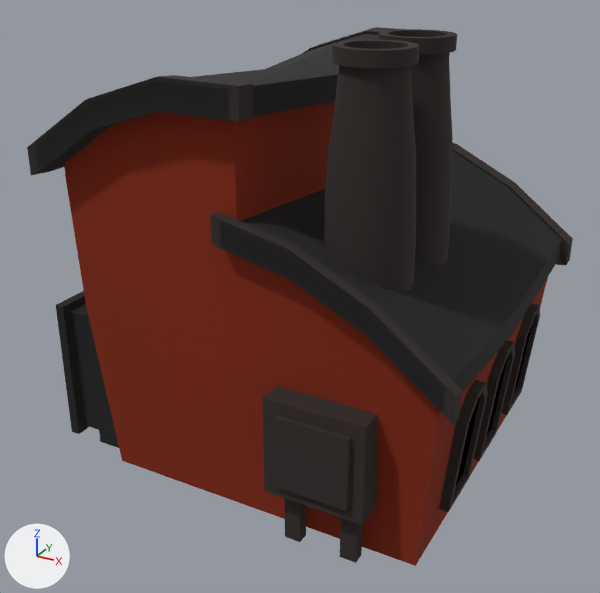
Before and after pictures for a commit that changed the Blender file Assets/Blend-Dateien/wool_power_plant.blend.
Before and after are seen from a camera (50 mm lens) standing at (2.89, -8.9, 5.62) and looking at (-1.29, -1.31, 1.82). Every picture has the same lights, and +X, +Y and +Z are marked at lower left.

Names of what the first picture shows: 'wool_power_plant.001', 'wool_power_plant.002'.
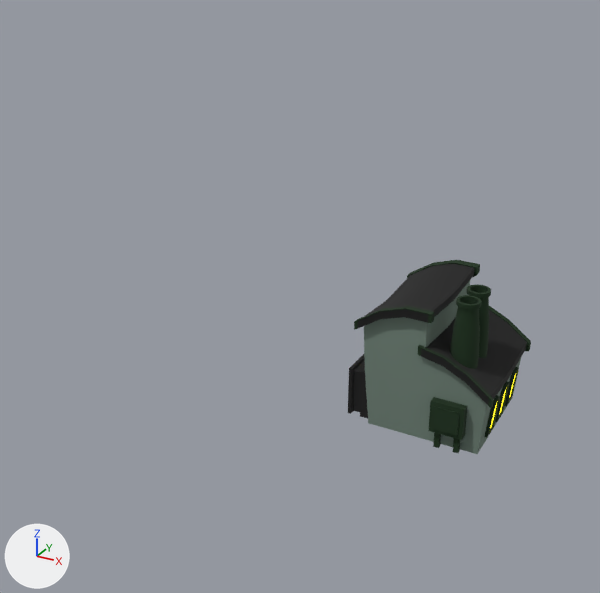
Pixel boxes [x1, y1, x2, y2] of what changed, in the pictures (600 x 593 px; the box of a moved part takes in the faces that stretch with it):
'wool_power_plant.001', recoloured, reshaped, moved, rescaled (63% narrower, 64% shorter): before [56, 29, 548, 566]; after [348, 260, 531, 454]
'wool_power_plant.002', deleted: before [27, 27, 573, 425]
    faces in mat_material_003 (black #000000): [35, 34, 562, 414]
    faces in mat_material_004 (black #312927): [27, 27, 573, 425]
part 1 of me_cube_001, moved or reshaped: before [378, 29, 457, 266]; after [450, 295, 482, 369]
part 2 of me_cube_001, moved or reshaped: before [322, 40, 420, 292]; after [467, 284, 491, 358]
part 3 of me_cube_001, moved or reshaped: before [64, 102, 548, 566]; after [364, 281, 522, 454]
part 4 of me_cube_001, moved or reshaped: before [56, 291, 119, 448]; after [348, 354, 368, 419]
part 5 of me_cube_001, moved or reshaped: before [501, 303, 540, 415]; after [484, 395, 500, 438]
part 6 of me_cube_001, moved or reshaped: before [473, 340, 515, 461]; after [495, 381, 509, 422]
part 7 of me_cube_001, moved or reshaped: before [439, 380, 488, 512]; after [505, 367, 519, 407]
part 8 of me_cube_001, moved or reshaped: before [262, 386, 377, 525]; after [428, 397, 467, 440]
part 9 of me_cube_001, added: after [433, 433, 441, 448]
part 10 of me_cube_001, added: after [453, 438, 460, 453]
part 11 of me_cube_001, added: after [418, 306, 531, 408]
part 12 of me_cube_001, added: after [354, 260, 480, 330]
part 13 of me_cube_001, deleted: before [284, 498, 306, 542]
part 14 of me_cube_001, deleted: before [340, 518, 362, 563]

The edits, one by one:
Material 'Material.002' (mat_material_002) changes colour from red #862d19 to grey #74867b; in linear values from (0.24, 0.0267, 0.00956) to (0.176, 0.24, 0.199).
me_cube_001 is used by ob_wool_power_plant_001; location (-0.05, 0.19, 0.0); scale (0.95, 0.95, 0.95).
me_cube_001 had 696 vertices, 623 faces and spanned x -3.68..1.19, y -3.59..1.16, z -0.02..5.01.
me_cube_001 now has 856 vertices, 767 faces and spans x -0.93..0.89, y -0.87..0.91, z -0.01..1.84.
me_cube_001 part 1: the loose piece of 160 vertices spanning x -0.39..0.5, y -2.14..-1.24, z 2.32..5.01 is scaled about its middle by 0.367, then moved by (0.38, 1.16, -2.32).
me_cube_001 part 2: the loose piece of 160 vertices spanning x -0.39..0.5, y -3.12..-2.23, z 2.32..5.01 is scaled about its middle by 0.367, then moved by (0.38, 2.51, -2.32).
me_cube_001 part 3: the loose piece of 58 vertices spanning x -3.1..1.11, y -3.35..0.86, z 0.0..4.42 is scaled about its middle by 0.367, then moved by (1.05, 1.25, -1.4).
me_cube_001 part 4: the loose piece of 32 vertices spanning x -3.68..-2.85, y -3.17..-1.43, z 0.18..1.92 is scaled about its middle by 0.367, then moved by (2.48, 1.91, -0.67).
me_cube_001 part 5: the loose piece of 32 vertices spanning x 0.92..1.19, y -0.46..0.21, z 0.37..1.74 is scaled about its middle by 0.367, then moved by (-0.25, -0.26, -0.67).
me_cube_001 part 6: the loose piece of 32 vertices spanning x 0.92..1.19, y -1.6..-0.92, z 0.37..1.74 is scaled about its middle by 0.367, then moved by (-0.25, 1.25, -0.67).
me_cube_001 part 7: the loose piece of 32 vertices spanning x 0.92..1.19, y -2.64..-1.96, z 0.37..1.74 is scaled about its middle by 0.367, then moved by (-0.25, 2.71, -0.67).
me_cube_001 part 8: the loose piece of 16 vertices spanning x -0.64..0.48, y -3.59..-3.1, z 0.62..1.73 is scaled about its middle by 0.367, then moved by (0.47, 2.57, -0.74).
me_cube_001 part 9: a new loose piece, a box spanning x 0.239..0.307, y -0.787..-0.738, z -0.008..0.39, in mat_material_004 (dark green #183118).
me_cube_001 part 10: a new loose piece, a box spanning x 0.479..0.547, y -0.787..-0.738, z -0.008..0.39, in mat_material_004 (dark green #183118).
me_cube_001 part 11: a new loose piece of 80 vertices spanning x -0.01..0.89, y -0.84..0.83, z 0.69..1.29.
me_cube_001 part 12: a new loose piece of 80 vertices spanning x -0.8..0.13, y -0.87..0.87, z 1.28..1.74.
me_cube_001 part 13: the loose piece of 8 vertices spanning x -0.49..-0.3, y -3.39..-3.25, z -0.02..1.06 is deleted.
me_cube_001 part 14: the loose piece of 8 vertices spanning x 0.17..0.35, y -3.39..-3.25, z -0.02..1.06 is deleted.
Object 'wool_power_plant.001' (ob_wool_power_plant_001) is rescaled from (0.95, 0.95, 0.95) to (1.0, 1.0, 1.0).
Object 'wool_power_plant.001' (ob_wool_power_plant_001) moves from (-0.05, 0.19, 0.0) to (0.0, 0.0, 0.0).
Object 'wool_power_plant.002' (ob_wool_power_plant_002) is deleted.
